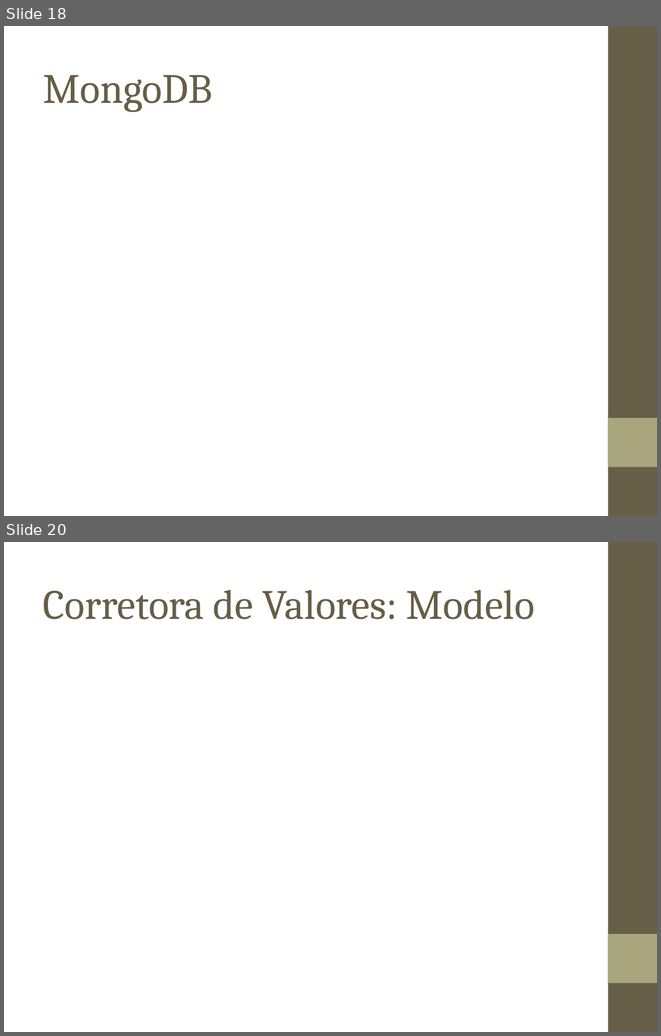
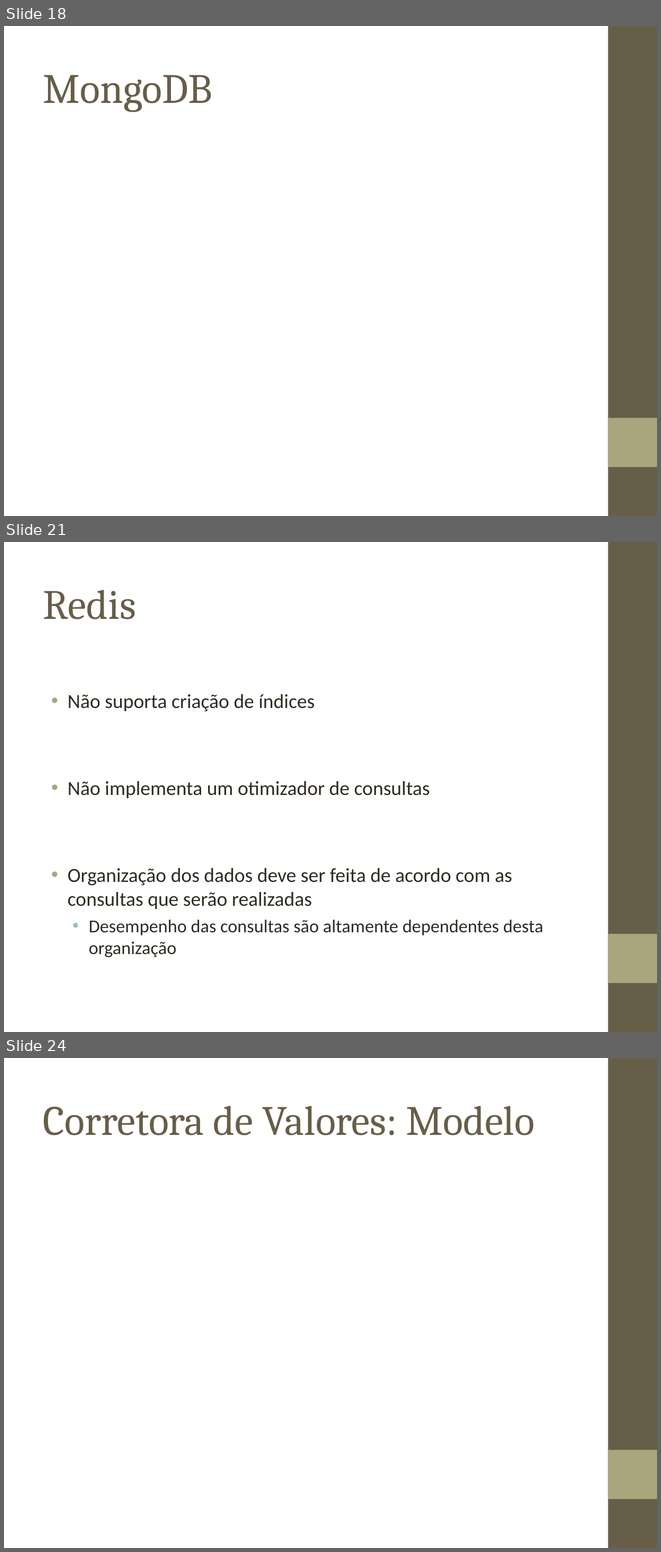
Before and after one commit to biacpaixao/Projeto_Final, a slide deck: apresentacao_projeto_final.ppt. Shown one above the other, each under a label of ours: slides 18 and 20 before the commit, slides 18, 21 and 24 after it; the slides between them are not shown. The pictures are 661x1036 and 661x1552 pixels, drawn with LibreOffice and Linux fonts; fonts in the diff are those of the drawing; background and template pictures are left out. Boxes give left, top, right and bottom in pixels: in the first picture for what was removed or moved away, otherwise in the second. Text is boxed around its words. In the diff, an @@ line names an element or a change of style, - is before the commit and + after.

```diff
--- a/apresentacao_projeto_final.ppt
+++ b/apresentacao_projeto_final.ppt
@@ slide 21 added at <box>4,542,657,1032</box>, background picture (left out); not listed: 2 template elements that a slide beside it also shows @@
@@ title added at <box>43,590,136,619</box>, 46 pt, text #675E47 @@
+Redis
@@ text added at <box>68,694,544,957</box>, 22 pt, text #2F2B20 @@
+• Não suporta criação de índices
+• Não implementa um otimizador de consultas
+• Organização dos dados deve ser feita de acordo com as consultas que serão realizadas
+  • Desempenho das consultas são altamente dependentes desta organização
@@ what was slide 20 is now slide 24 @@
```
Also in this commit, not shown: 4 slides changed, 17 other slides added, 3 slides removed, 1 other file.
